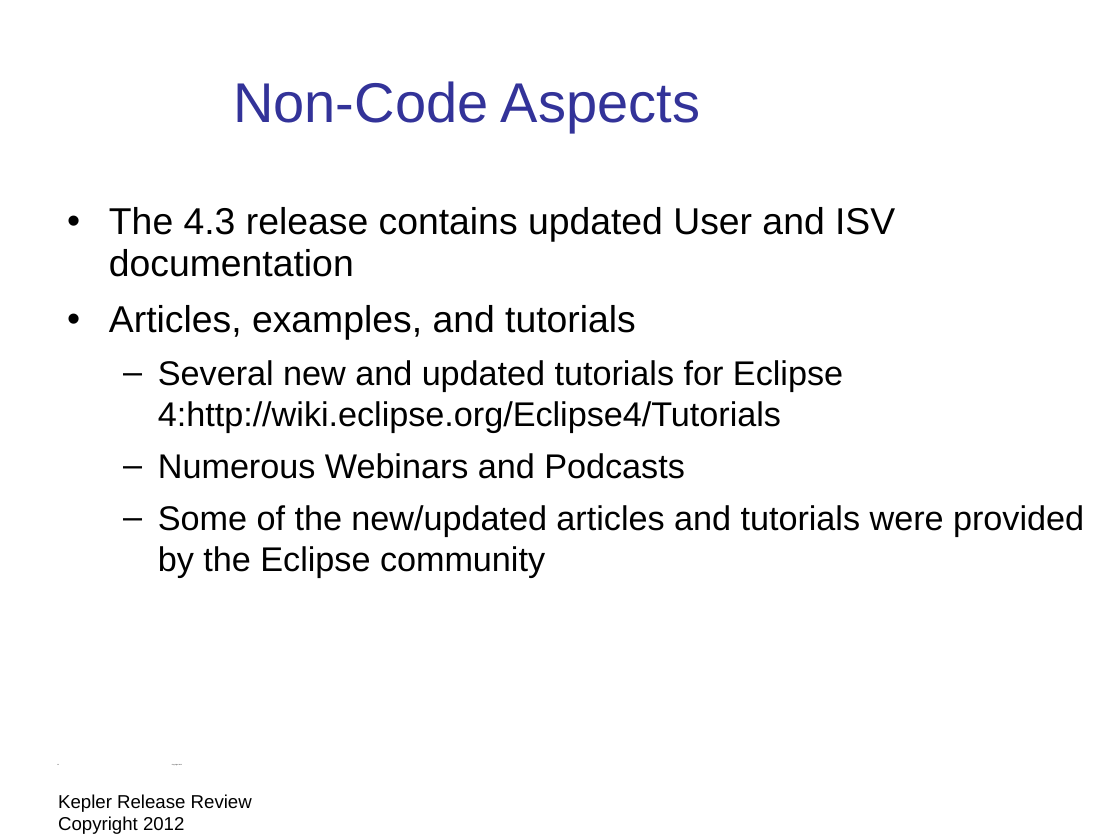
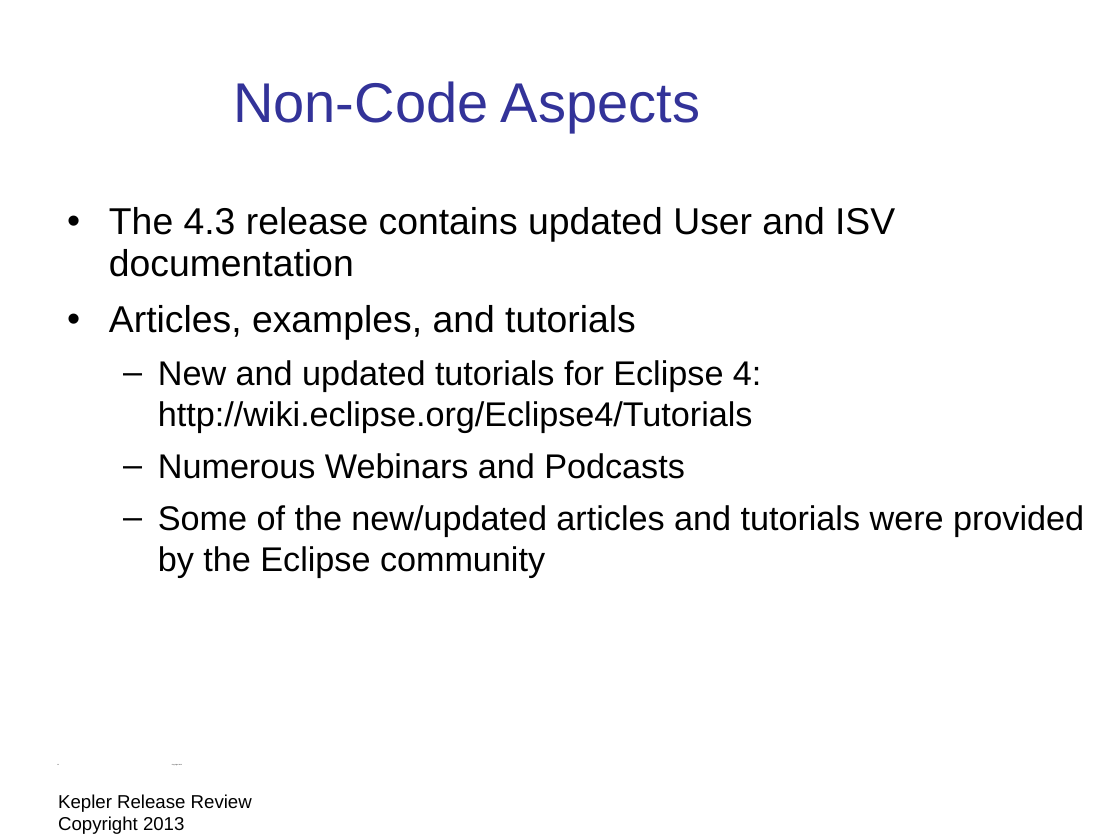
Before and after one commit to eclipse-platform/www.eclipse.org-eclipse-news, a slide deck: slide 12 of presentation/Kepler-release-review/eclipse-kepler-release-review.odp. Drawn at 1120x840 pixels with LibreOffice and Linux fonts; fonts in the diff are those of the drawing; background and template pictures are left out. Boxes give left, top, right and bottom in pixels: in the first picture for what was removed or moved away, otherwise in the second. Text is boxed around its words. In the diff, an @@ line names an element or a change of style, - is before the commit and + after.

Commit message:
Draft Kepler release review

```diff
--- a/presentation/Kepler-release-review/eclipse-kepler-release-review.odp
+++ b/presentation/Kepler-release-review/eclipse-kepler-release-review.odp
@@ text at (158, 360, 761, 433): text changed @@
-  – Several new and updated tutorials for Eclipse 4:http://wiki.eclipse.org/Eclipse4/Tutorials
+  – New and updated tutorials for Eclipse 4: http://wiki.eclipse.org/Eclipse4/Tutorials
@@ text at (58, 794, 252, 834): text changed @@
-Kepler Release Review Copyright 2012
+Kepler Release Review Copyright 2013
```
Also in this commit, not shown: 24 other slides changed, 1 slide added, 3 slides removed, 2 other files.
